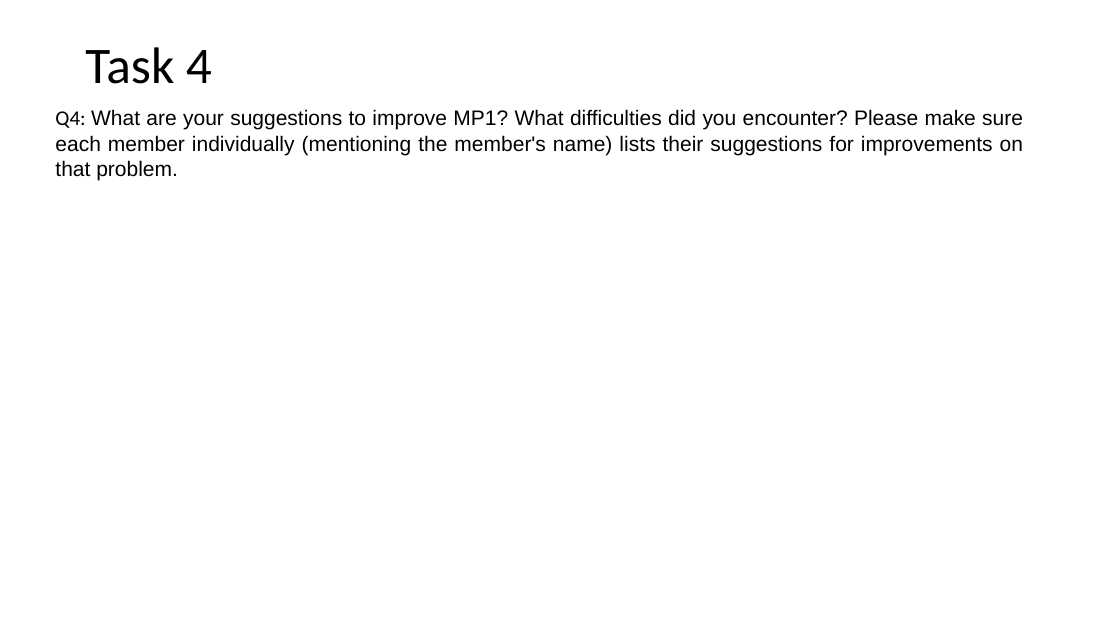
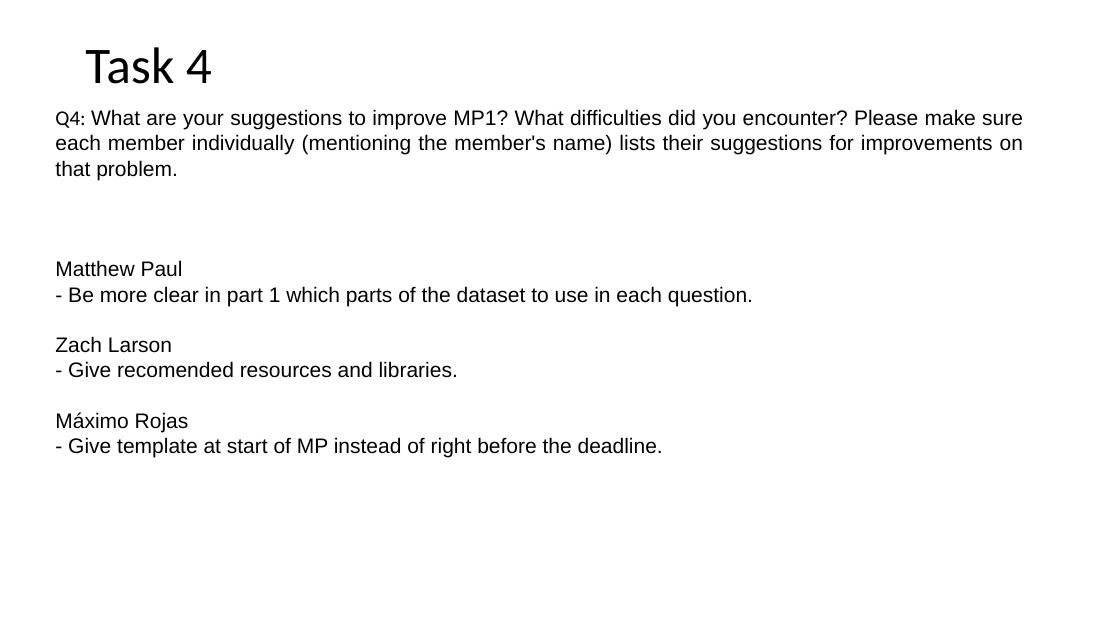
Before and after one commit to mrojaspell/MP1, a slide deck: slide 6 of Powerpoints/mp1_part_3_powerpoint.pptx. Drawn at 1120x630 pixels with LibreOffice and Linux fonts; fonts in the diff are those of the drawing. Boxes give left, top, right and bottom in pixels: in the first picture for what was removed or moved away, otherwise in the second. Text is boxed around its words. In the diff, an @@ line names an element or a change of style, - is before the commit and + after.

```diff
--- a/Powerpoints/mp1_part_3_powerpoint.pptx
+++ b/Powerpoints/mp1_part_3_powerpoint.pptx
@@ text at bbox=[55, 260, 753, 457]: paragraphs added @@
+Matthew Paul
+- Be more clear in part 1 which parts of the dataset to use in each question.
+Zach Larson
+- Give recomended resources and libraries.
+Máximo Rojas
+- Give template at start of MP instead of right before the deadline.
```
Also in this commit, not shown: 5 other slides changed, 1 other file.
